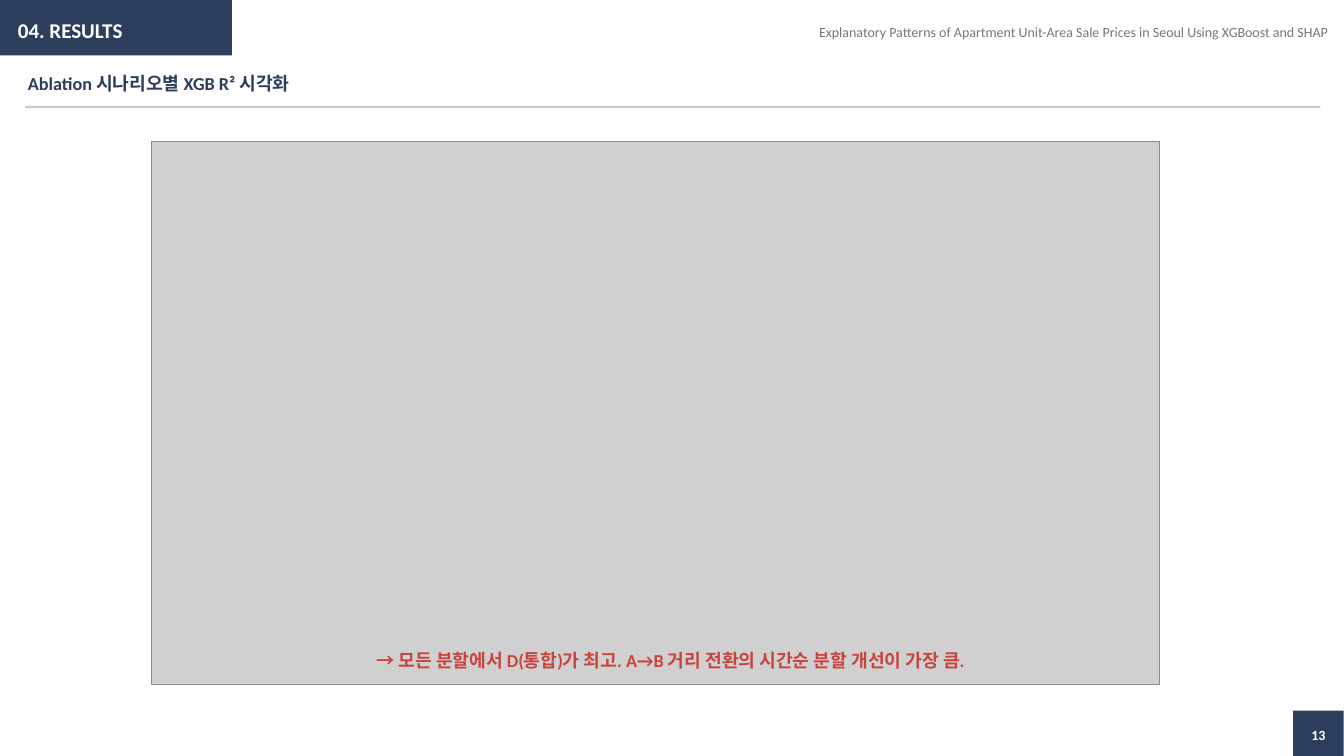
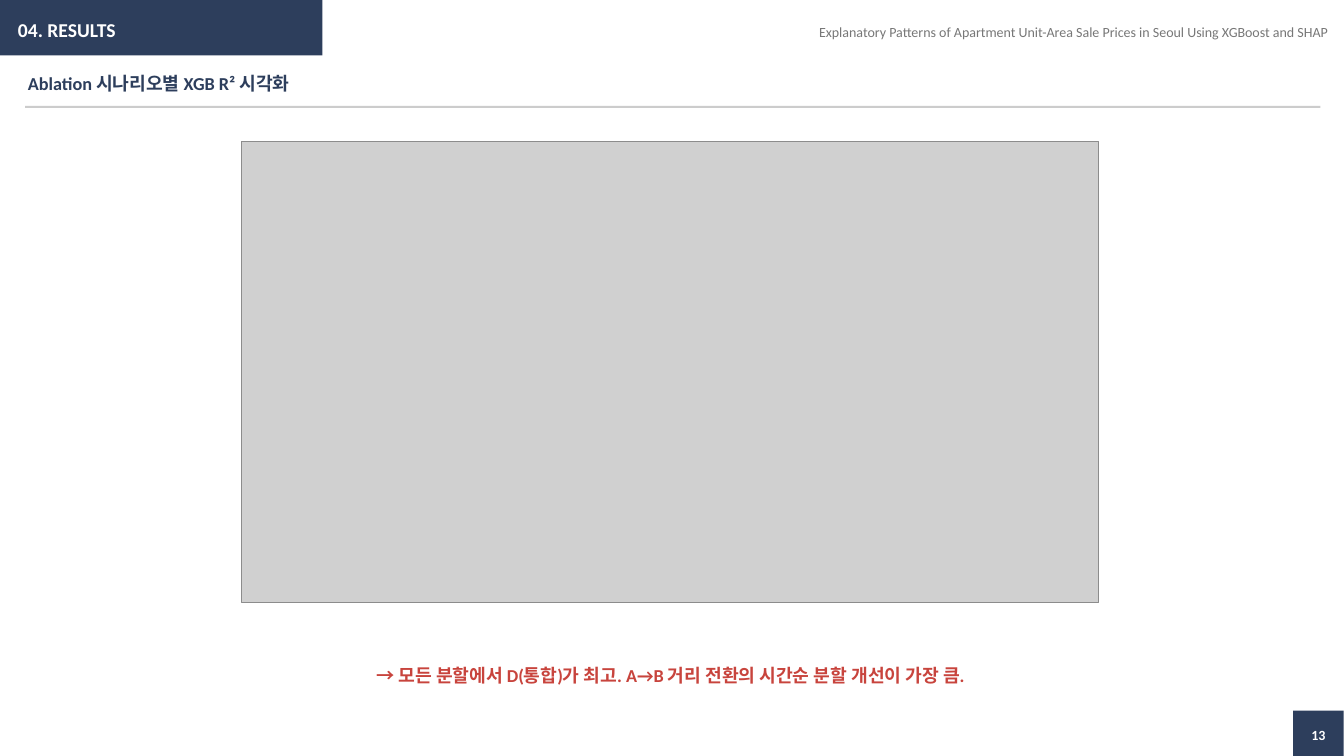
Before and after one commit to seokmogu/thesis-seoul-apt-xai, a slide deck: slide 13 of paper/중간발표_박현근.pptx. Drawn at 1344x756 pixels with LibreOffice and Linux fonts; fonts in the diff are those of the drawing; grey boxes stand for pictures. Boxes give left, top, right and bottom in pixels: in the first picture for what was removed or moved away, otherwise in the second. Text is boxed around its words. In the diff, an @@ line names an element or a change of style, - is before the commit and + after.

```diff
--- a/paper/중간발표_박현근.pptx
+++ b/paper/중간발표_박현근.pptx
@@ rectangle: place and size @@
-rectangle at [0,0,232,55]
+rectangle at [0,0,323,55]
@@ text "04. RESULTS" at [18,24,115,37]: size 15 to 14 pt @@
@@ picture: place and size @@
-picture at [151,141,1159,685]
+picture at [242,141,1099,603]
@@ text "→ 모든 분할에서 D(통합)가 최고. ...": place and size @@
-text "→ 모든 분할에서 D(통합)가 최고. ..." at [398,651,964,670]
+text "→ 모든 분할에서 D(통합)가 최고. ..." at [398,666,964,685]
```
Also in this commit, not shown: 17 other slides changed, 1 other file.
